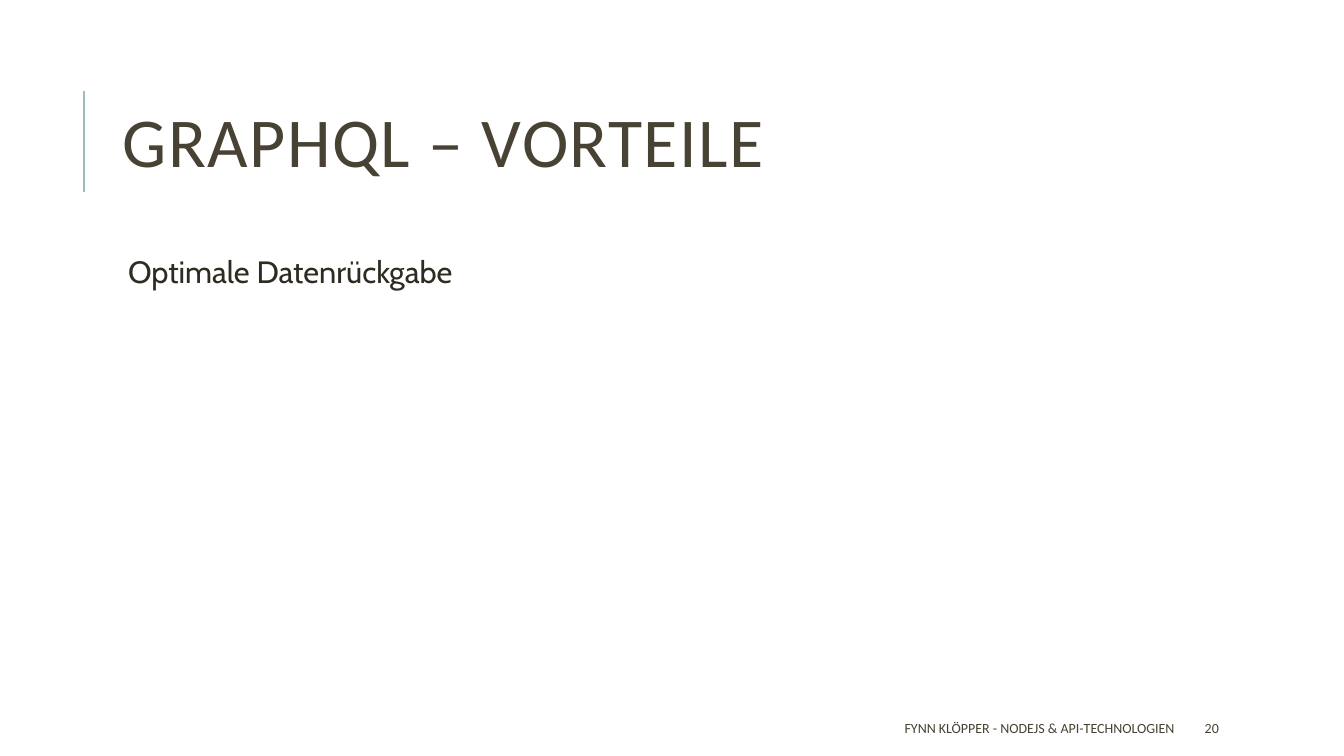
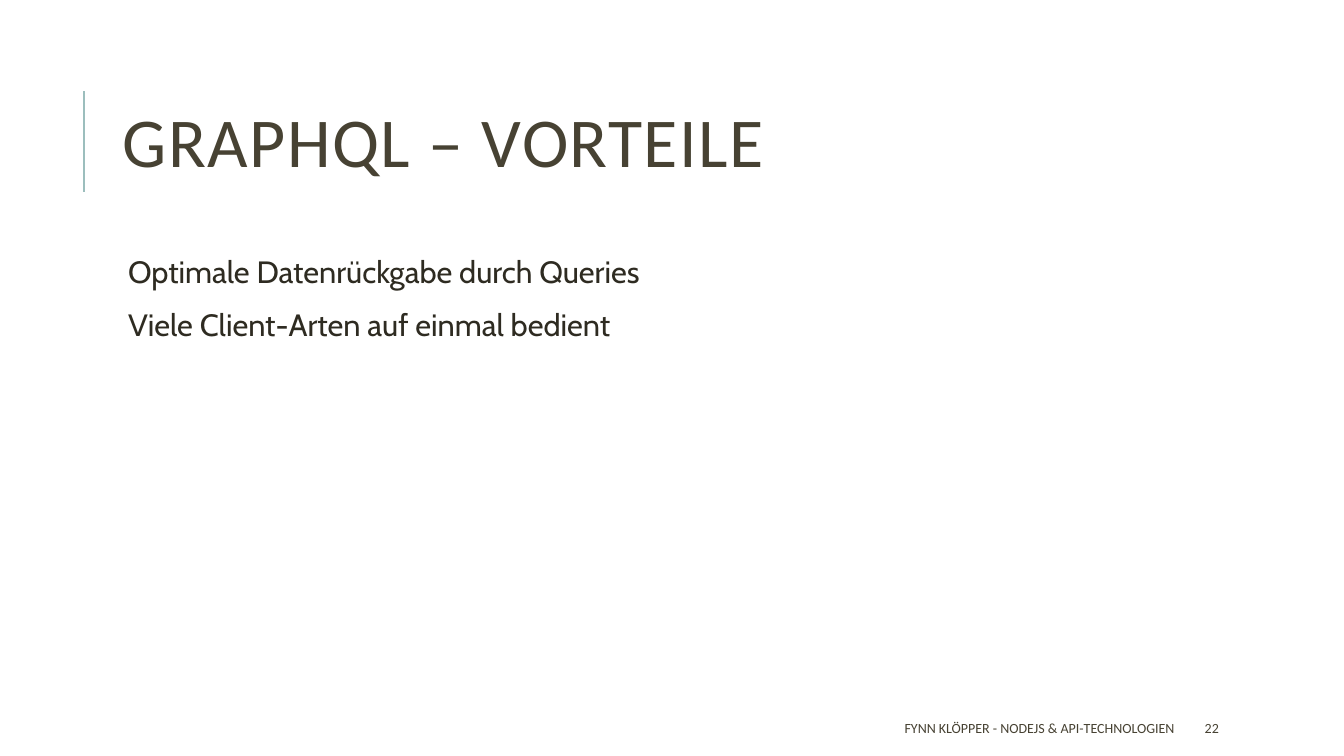
Before and after one commit to fkloepper/presentation, a slide deck: slide 22 of Backend/Backend.pptx (slide 20 before the commit). Drawn at 1344x756 pixels with LibreOffice and Linux fonts; fonts in the diff are those of the drawing. Boxes give left, top, right and bottom in pixels: in the first picture for what was removed or moved away, otherwise in the second. Text is boxed around its words. In the diff, an @@ line names an element or a change of style, - is before the commit and + after.

```diff
--- a/Backend/Backend.pptx
+++ b/Backend/Backend.pptx
@@ text at [128,260,639,337]: text changed @@
-  Optimale Datenrückgabe
+  Optimale Datenrückgabe durch Queries
+  Viele Client-Arten auf einmal bedient
@@ page number at [1205,724,1219,733]: text changed @@
-20
+22
```
Also in this commit, not shown: 1 other slide changed, 2 slides added, 1 other file.
